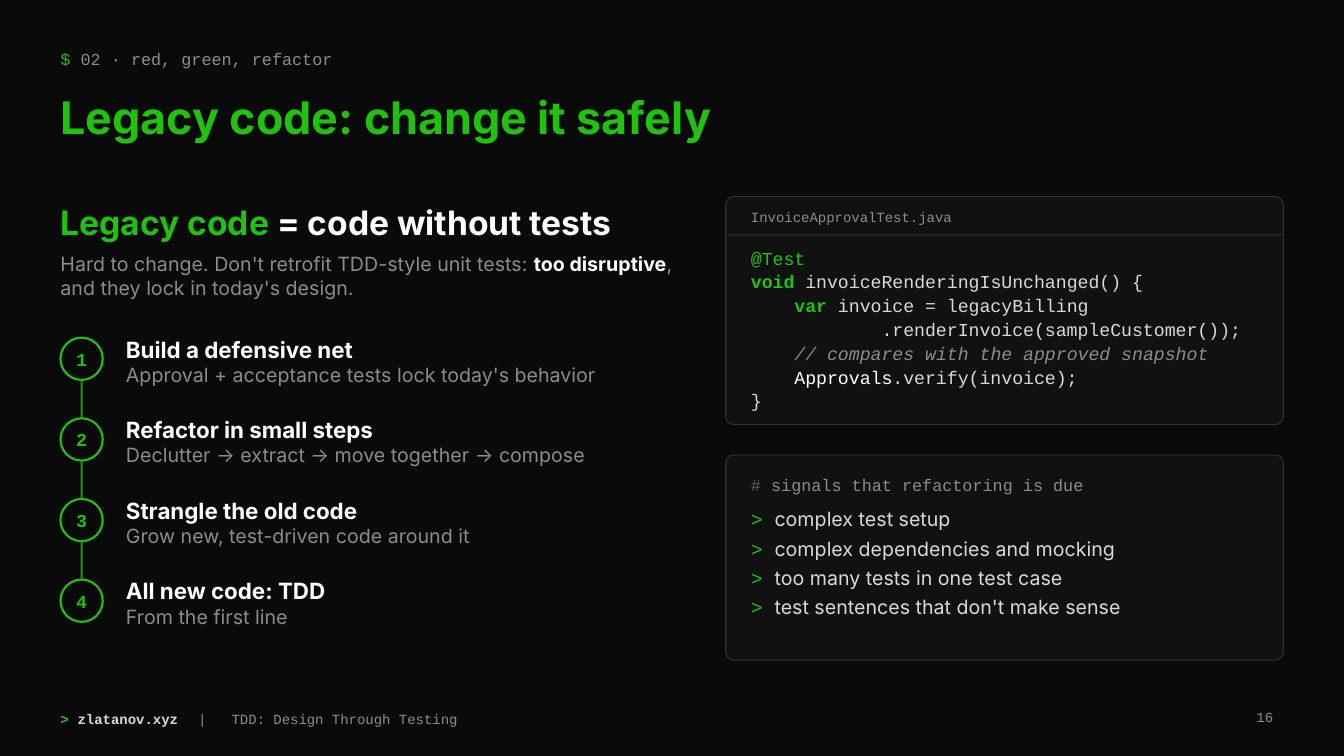
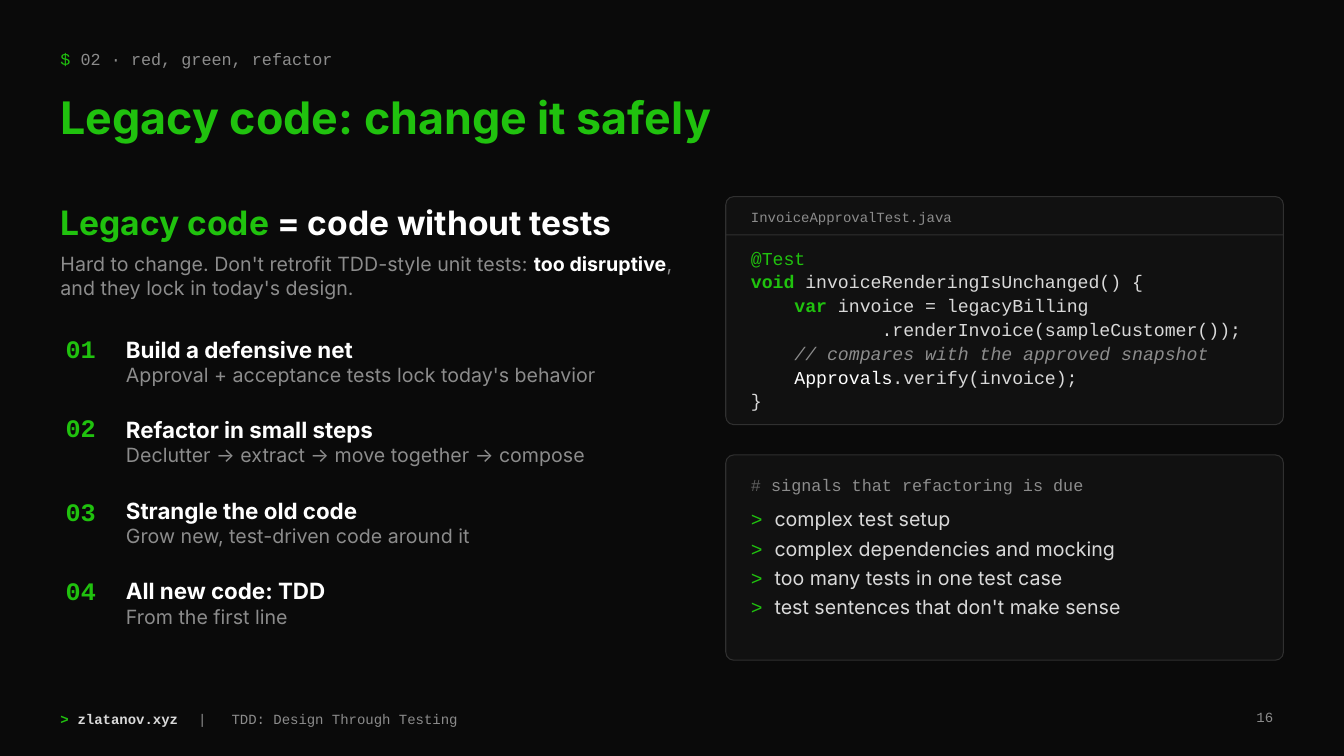
Before and after one commit to G2HJei/zlatanov.xyz, a slide deck: slide 16 of content/talks/tdd.odp. Drawn at 1344x756 pixels with LibreOffice and Linux fonts; fonts in the diff are those of the drawing; background and template pictures are left out. Boxes give left, top, right and bottom in pixels: in the first picture for what was removed or moved away, otherwise in the second. Text is boxed around its words. In the diff, an @@ line names an element or a change of style, - is before the commit and + after.

```diff
--- a/content/talks/tdd.odp
+++ b/content/talks/tdd.odp
@@ ellipse removed at [60, 338, 103, 380] @@
@@ text added at [66, 341, 96, 358], 18 pt, text #20C20E, bold @@
+01
@@ text removed at [76, 354, 87, 366] @@
-1
@@ line removed from (82, 359) to (82, 601) @@
@@ ellipse removed at [60, 418, 103, 461] @@
@@ text added at [66, 420, 96, 437], 18 pt, text #20C20E, bold @@
+02
@@ text removed at [76, 434, 87, 446] @@
-2
@@ ellipse removed at [60, 499, 103, 541] @@
@@ text added at [66, 504, 96, 522], 18 pt, text #20C20E, bold @@
+03
@@ text removed at [76, 515, 87, 527] @@
-3
@@ ellipse removed at [60, 580, 103, 622] @@
@@ text added at [66, 583, 96, 600], 18 pt, text #20C20E, bold @@
+04
@@ text removed at [76, 596, 87, 608] @@
-4
```
Also in this commit, not shown: 3 other slides changed, 10 other files.
